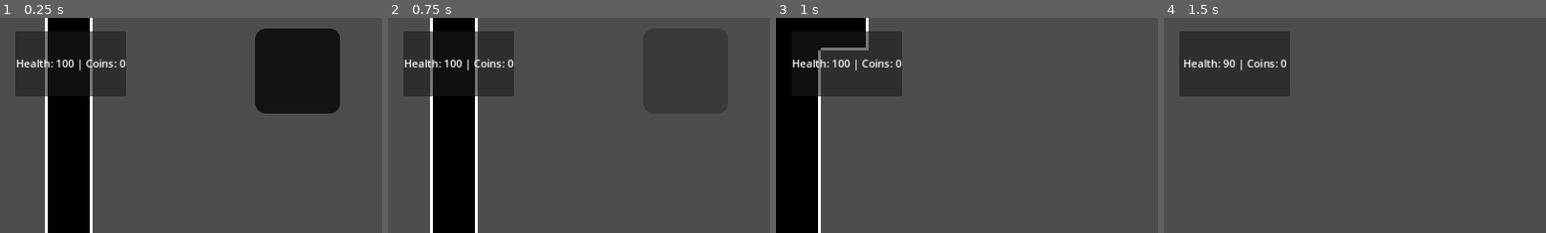
Above: before the commit, frames 1-4 (left to right).
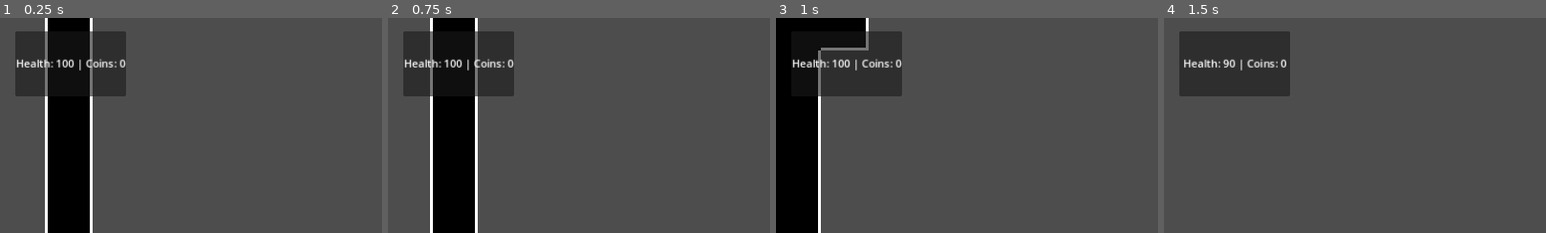
Above: after the commit, the same moments.

Repository: ShardHero/Main
Game: Godot game, scene res://scenes/level1.tscn
The game is run twice, just before and just after one commit, with the same random seed, the same clock (stepped at 60 frames per second) and the same inputs. The engine's default icon, where the game draws it, is replaced by a stand-in: a white triangle on a blue panel in a dark square.
Inputs:
- Up to frame 1 (0.25 s): no input
- Up to frame 2 (0.75 s): tap Enter (ui_accept) at 0.5 s; hold Right (ui_right) from 0.53 s (still down)
- Up to frame 3 (1 s): keep holding Right (ui_right); tap Enter (ui_accept) at 0.77 s
- Up to frame 4 (1.5 s): keep holding Right (ui_right)
The pictures show only the part of the screen within x 0-50%, y 0-50%; the shares and areas given below are measured in that part.

The runs differ from the first frame. In frame 1, 8.7% of the frame differs, in the area x 66-89%, y 4-45%; in frame 2, less than 0.1%; in frame 3, nothing differs; in frame 4, nothing differs.

Commit message:
Fix error after character reaches 0 health and remove fade in animation
after main character reaches 0 health, make it so character "respawns" by going to its global.spawn_position. Switched health to 100 as well.

fade in animation did not work as intended, using animation player more instead.

Diff:
--- a/scenes/game_manager.gd
+++ b/scenes/game_manager.gd
@@ -2,7 +2,6 @@
 @onready var damage_timer = $DamageCooldownTimer  # Reference to the timer
 @onready var main_char = %"main_character"
 @onready var var_label = %VarLabel
-@onready var fade = %fade
 @onready var animation_player = %AnimationPlayer
 
 @onready var player = get_node("../main_character")
@@ -46,8 +45,6 @@
 			if player.position.x + 50 <= Global.camera_x_min:
 				camera.position.x = Global.camera_x_min
 
-	if fade.modulate.a >= 0:
-		fade.modulate.a -= 1*delta
 
 
 var can_take_damage = true  # Prevent multiple damage hits
@@ -60,7 +57,8 @@
 		damage_timer.start()  # Start cooldown timer
 		if Global.hp <= 0:
 			animation_player.play("fade")
-			main_char.queue_free()
+			main_char.position = Global.spawn_position
+			Global.hp = 100
 
 func _on_damage_cooldown_timer_timeout() -> void:
 	can_take_damage = true
--- a/scenes/level1.tscn
+++ b/scenes/level1.tscn
@@ -55,6 +55,21 @@
 physics_layer_0/physics_material = SubResource("PhysicsMaterial_nax6r")
 sources/0 = SubResource("TileSetAtlasSource_sgx8e")
 
+[sub_resource type="Animation" id="Animation_fw70k"]
+length = 0.001
+tracks/0/type = "value"
+tracks/0/imported = false
+tracks/0/enabled = true
+tracks/0/path = NodePath("blackbox:modulate")
+tracks/0/interp = 1
+tracks/0/loop_wrap = true
+tracks/0/keys = {
+"times": PackedFloat32Array(0),
+"transitions": PackedFloat32Array(1),
+"update": 0,
+"values": [Color(0, 0, 0, 0)]
+}
+
 [sub_resource type="Animation" id="Animation_1xst0"]
 resource_name = "fade"
 tracks/0/type = "value"
@@ -68,21 +83,6 @@
 "transitions": PackedFloat32Array(1, 1),
 "update": 0,
 "values": [Color(0, 0, 0, 0), Color(0, 0, 0, 1)]
-}
-
-[sub_resource type="Animation" id="Animation_fw70k"]
-length = 0.001
-tracks/0/type = "value"
-tracks/0/imported = false
-tracks/0/enabled = true
-tracks/0/path = NodePath("blackbox:modulate")
-tracks/0/interp = 1
-tracks/0/loop_wrap = true
-tracks/0/keys = {
-"times": PackedFloat32Array(0),
-"transitions": PackedFloat32Array(1),
-"update": 0,
-"values": [Color(0, 0, 0, 0)]
 }
 
 [sub_resource type="AnimationLibrary" id="AnimationLibrary_kcpja"]
@@ -165,8 +165,8 @@
 
 [node name="blackbox" type="Sprite2D" parent="CanvasLayer"]
 modulate = Color(0, 0, 0, 0)
-position = Vector2(409, -66)
-scale = Vector2(0.679688, 0.789063)
+position = Vector2(571.25, 318.25)
+scale = Vector2(8.83984, 4.93359)
 texture = ExtResource("6_fnqun")
 
 [node name="AnimationPlayer" type="AnimationPlayer" parent="CanvasLayer"]
@@ -174,12 +174,6 @@
 libraries = {
 "": SubResource("AnimationLibrary_kcpja")
 }
-
-[node name="fade" type="Sprite2D" parent="CanvasLayer"]
-unique_name_in_owner = true
-modulate = Color(0, 0, 0, 1)
-position = Vector2(449, 80)
-texture = ExtResource("6_fnqun")
 
 [node name="Level1Floor_Area" type="Area2D" parent="."]
 
